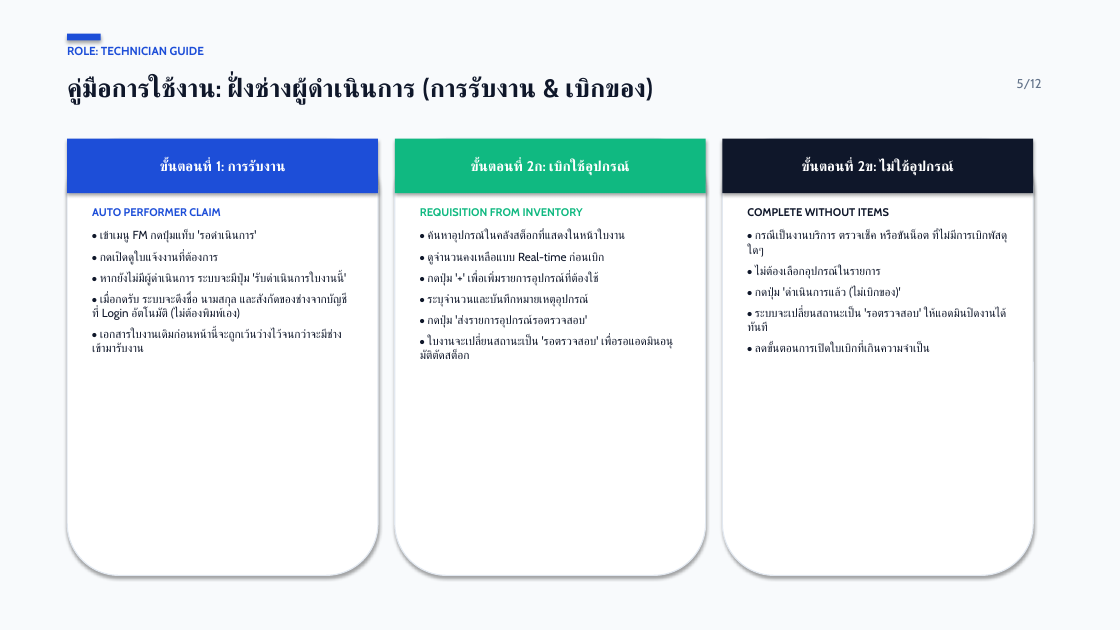
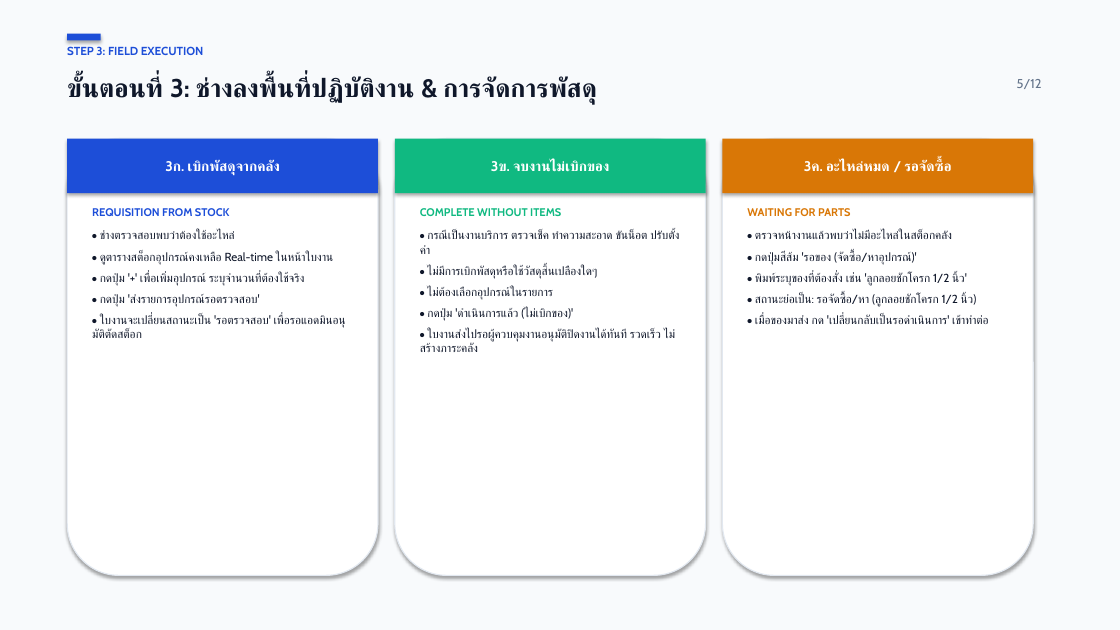
Before and after one commit to maleeart/Stoxy, a slide deck: slide 5 of docs/FM_User_Manual_Presentation.pptx. Drawn at 1120x630 pixels with LibreOffice and Linux fonts; fonts in the diff are those of the drawing. Boxes give left, top, right and bottom in pixels: in the first picture for what was removed or moved away, otherwise in the second. Text is boxed around its words. In the diff, an @@ line names an element or a change of style, - is before the commit and + after.

Commit message:
docs(fm): update presentation and PDF manual to reflect actual field workflow (Admin creates/approves, tech hands phone for signature)

```diff
--- a/docs/FM_User_Manual_Presentation.pptx
+++ b/docs/FM_User_Manual_Presentation.pptx
@@ text at (67, 46, 204, 55): text changed @@
-ROLE: TECHNICIAN GUIDE
+STEP 3: FIELD EXECUTION
@@ text at (67, 77, 596, 104): text changed @@
-คู่มือการใช้งาน: ฝั่งช่างผู้ดำเนินการ (การรับงาน & เบิกของ)
+ขั้นตอนที่ 3: ช่างลงพื้นที่ปฏิบัติงาน & การจัดการพัสดุ
@@ rectangle "3ค. อะไหล่หมด / รอจัดซื้อ" at (723, 139, 1033, 193): fill #0F172A to #D97706 @@
@@ text in rectangle at (165, 160, 280, 176): text changed @@
-ขั้นตอนที่ 1: การรับงาน
+3ก. เบิกพัสดุจากคลัง
@@ text in rectangle at (491, 160, 609, 172): text changed @@
-ขั้นตอนที่ 2ก: เบิกใช้อุปกรณ์
+3ข. จบงานไม่เบิกของ
@@ text in rectangle at (804, 160, 952, 172): text changed @@
-ขั้นตอนที่ 2ข: ไม่ใช้อุปกรณ์
+3ค. อะไหล่หมด / รอจัดซื้อ
@@ text at (92, 208, 345, 338): text changed @@
-AUTO PERFORMER CLAIM
-• เข้าเมนู FM กดปุ่มแท็บ 'รอดำเนินการ'
-• กดเปิดดูใบแจ้งงานที่ต้องการ
-• หากยังไม่มีผู้ดำเนินการ ระบบจะมีปุ่ม 'รับดำเนินการใบงานนี้'
-• เมื่อกดรับ ระบบจะดึงชื่อ นามสกุล และสังกัดของช่างจากบัญชีที่ Login อัตโนมัติ (ไม่ต้องพิมพ์เอง)
-• เอกสารใบงานเดิมก่อนหน้านี้จะถูกเว้นว่างไว้จนกว่าจะมีช่างเข้ามารับงาน
+REQUISITION FROM STOCK
+• ช่างตรวจสอบพบว่าต้องใช้อะไหล่
+• ดูตารางสต็อกอุปกรณ์คงเหลือ Real-time ในหน้าใบงาน
+• กดปุ่ม '+' เพื่อเพิ่มอุปกรณ์ ระบุจำนวนที่ต้องใช้จริง
+• กดปุ่ม 'ส่งรายการอุปกรณ์รอตรวจสอบ'
+• ใบงานจะเปลี่ยนสถานะเป็น 'รอตรวจสอบ' เพื่อรอแอดมินอนุมัติตัดสต็อก
@@ text at (420, 208, 680, 352): text changed @@
-REQUISITION FROM INVENTORY
-• ค้นหาอุปกรณ์ในคลังสต็อกที่แสดงในหน้าใบงาน
-• ดูจำนวนคงเหลือแบบ Real-time ก่อนเบิก
-• กดปุ่ม '+' เพื่อเพิ่มรายการอุปกรณ์ที่ต้องใช้
-• ระบุจำนวนและบันทึกหมายเหตุอุปกรณ์
-• กดปุ่ม 'ส่งรายการอุปกรณ์รอตรวจสอบ'
-• ใบงานจะเปลี่ยนสถานะเป็น 'รอตรวจสอบ' เพื่อรอแอดมินอนุมัติตัดสต็อก
+COMPLETE WITHOUT ITEMS
+• กรณีเป็นงานบริการ ตรวจเช็ค ทำความสะอาด ขันน็อต ปรับตั้งค่า
+• ไม่มีการเบิกพัสดุหรือใช้วัสดุสิ้นเปลืองใดๆ
+• ไม่ต้องเลือกอุปกรณ์ในรายการ
+• กดปุ่ม 'ดำเนินการแล้ว (ไม่เบิกของ)'
+• ใบงานส่งไปรอผู้ควบคุมงานอนุมัติปิดงานได้ทันที รวดเร็ว ไม่สร้างภาระคลัง
@@ text at (747, 208, 988, 324): text changed @@
-COMPLETE WITHOUT ITEMS
-• กรณีเป็นงานบริการ ตรวจเช็ค หรือขันน็อต ที่ไม่มีการเบิกพัสดุใดๆ
-• ไม่ต้องเลือกอุปกรณ์ในรายการ
-• กดปุ่ม 'ดำเนินการแล้ว (ไม่เบิกของ)'
-• ระบบจะเปลี่ยนสถานะเป็น 'รอตรวจสอบ' ให้แอดมินปิดงานได้ทันที
-• ลดขั้นตอนการเปิดใบเบิกที่เกินความจำเป็น
+WAITING FOR PARTS
+• ตรวจหน้างานแล้วพบว่าไม่มีอะไหล่ในสต็อกคลัง
+• กดปุ่มสีส้ม 'รอของ (จัดซื้อ/หาอุปกรณ์)'
+• พิมพ์ระบุของที่ต้องสั่ง เช่น 'ลูกลอยชักโครก 1/2 นิ้ว'
+• สถานะย่อเป็น: รอจัดซื้อ/หา (ลูกลอยชักโครก 1/2 นิ้ว)
+• เมื่อของมาส่ง กด 'เปลี่ยนกลับเป็นรอดำเนินการ' เข้าทำต่อ
```
Also in this commit, not shown: 7 other slides changed, 3 slides added, 3 slides removed, 6 other files.
